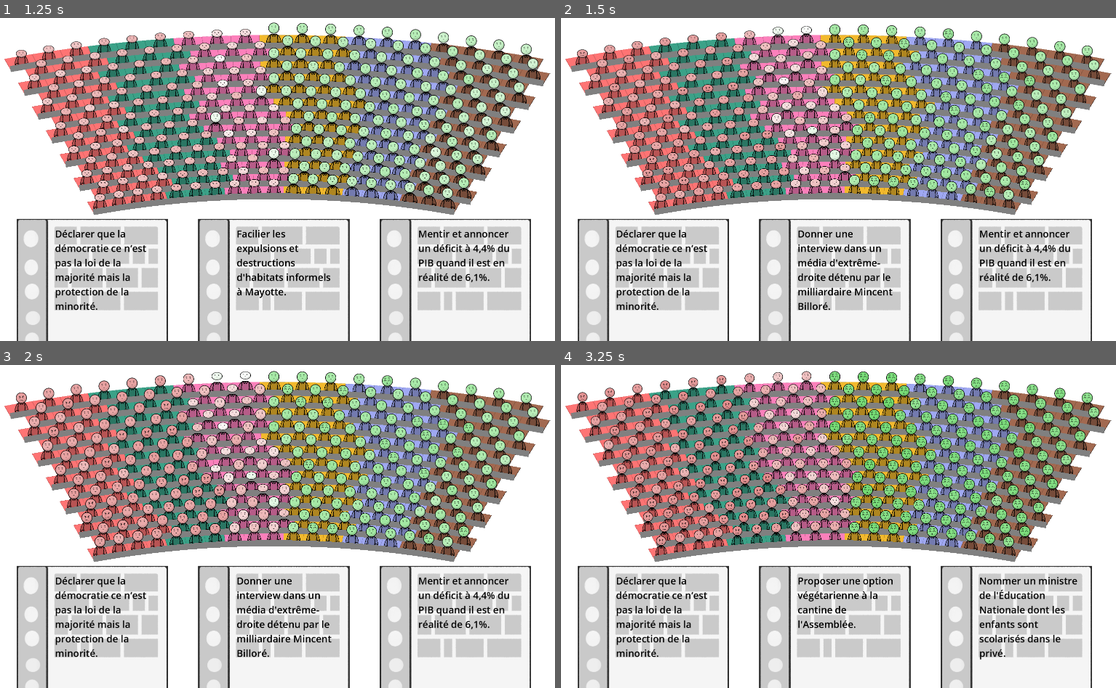
Above: before the commit, frames 1-4 (two rows, left to right).
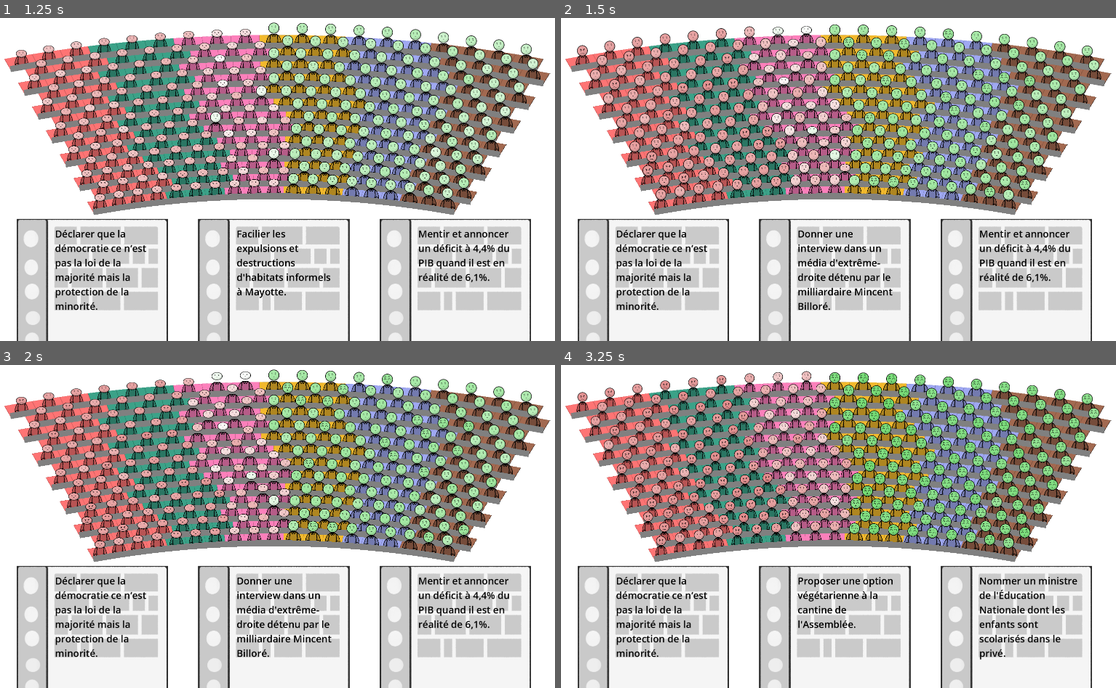
Above: after the commit, the same moments.

Repository: remimorvan/assemblee-nationale-simulator
Game: Godot game, scene res://scenes/game.tscn
Two runs of this game, one before a commit and one after it. Both use one fixed random seed, a clock stepped at 60 frames per second and the inputs below.
Inputs (mouse positions are in pixels of both pictures, inside the frame that each line leads up to):
- Up to frame 1 (1.25 s): tap Enter at 0.5 s; move the mouse to (94, 318) at 0.52 s; click (94, 318) at 0.67 s
- Up to frame 2 (1.5 s): move the mouse to (832, 318) at 1.27 s; click (832, 318) at 1.42 s
- Up to frame 3 (2 s): no input
- Up to frame 4 (3.25 s): move the mouse to (1016, 665) at 2.02 s; click (1016, 665) at 2.17 s; move the mouse to (832, 665) at 2.77 s; click (832, 665) at 2.92 s

Frame 1 is identical in both runs. In frame 2, 9.3% of the frame differs, in the area x 2-98%, y 1-60%; in frame 3, 12%; in frame 4, 8.2%.

Commit message:
fixed animation bug

Diff:
--- a/scripts/mp.gd
+++ b/scripts/mp.gd
@@ -34,6 +34,8 @@
 
 func change_approval(qty: float) -> void:
 	approval += qty
+	if $Sprites/AnimationPlayer.is_playing():
+		$Sprites/AnimationPlayer.play("RESET")
 	if qty > 0:
 		$Sprites/AnimationPlayer.play("happy")
 	else:
Not shown: 1 places in scenes/card.tscn that only renumber resources
Not shown: 1 places in scenes/mp.tscn that only renumber resources
